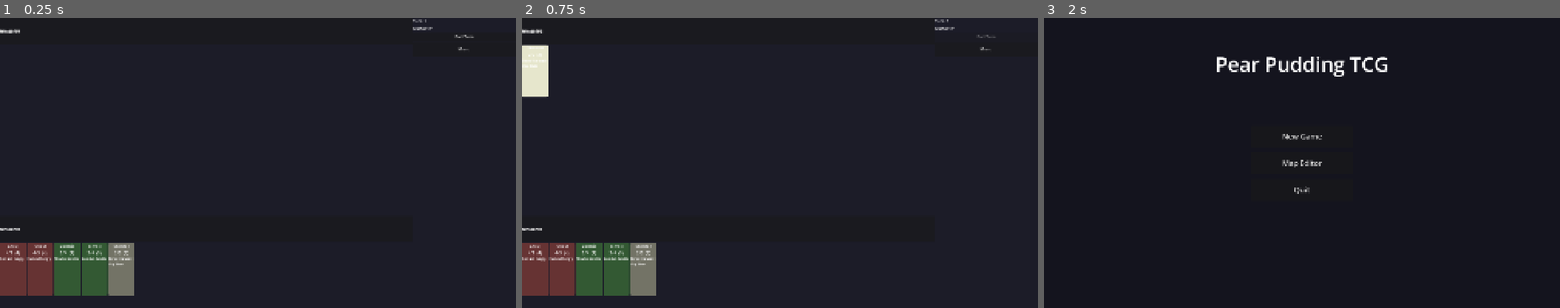
Above: before the commit, frames 1-3 (left to right).
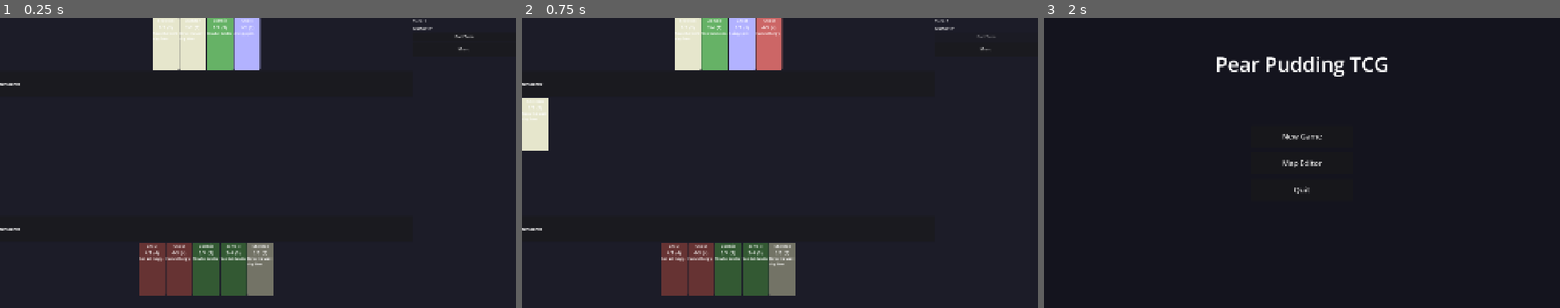
Above: after the commit, the same moments.

Repository: ChrisPauly97/pear-pudding-godot
Game: Godot game, scene res://scenes/battle/BattleScene.tscn
The game is run twice, just before and just after one commit, with the same random seed, the same clock (stepped at 60 frames per second) and the same inputs. This scene is started directly instead of the project's main scene.
Inputs:
- Up to frame 1 (0.25 s): no input
- Up to frame 2 (0.75 s): click "End Turn" at 0.5 s
- Up to frame 3 (2 s): click "Menu" at 1.25 s

The runs differ from the first frame. In frame 1, 13% of the frame differs, in the area x 0-53%, y 0-96%; in frame 2, 15%; in frame 3, nothing differs.

Commit message:
Fix card game layout: center hands, add enemy hand, correct zone order
Top-to-bottom order is now: enemy hand (centered) → enemy hero →
enemy board → divider → player board → player hero → player hand (centered).

Added EnemyHandView (HBoxContainer, alignment=center) as first child of
EnemyArea in the scene. Set alignment=1 on PlayerHandView too. Wired up
_enemy_hand_view onready, sizing, and refresh in BattleScene.gd.

https://claude.ai/code/session_01Hc82eUvAuGft4xCZvtShP6

Diff:
--- a/scenes/battle/BattleScene.gd
+++ b/scenes/battle/BattleScene.gd
@@ -19,6 +19,7 @@
 var _drag_visual: Control = null
 var _drag_start_pos: Vector2 = Vector2.ZERO
 
+@onready var _enemy_hand_view = $EnemyArea/EnemyHandView
 @onready var _enemy_board_view = $EnemyArea/EnemyBoardView
 @onready var _enemy_hero_view = $EnemyArea/EnemyHeroView
 @onready var _player_board_view = $PlayerArea/PlayerBoardView
@@ -66,6 +67,7 @@
 func _apply_ui_sizes() -> void:
 	var hero_h: float = _vh * 0.09
 	var board_h: float = _vh * 0.18
+	_enemy_hand_view.custom_minimum_size   = Vector2(0, board_h)
 	_enemy_hero_view.custom_minimum_size   = Vector2(0, hero_h)
 	_enemy_board_view.custom_minimum_size  = Vector2(0, board_h)
 	_player_board_view.custom_minimum_size = Vector2(0, board_h)
@@ -133,11 +135,12 @@
 # -------------------------------------------------------------------------
 
 func _refresh_all() -> void:
+	_refresh_zone(_enemy_hand_view, _state.players[1].hand, "enemy_hand")
+	_refresh_zone(_enemy_board_view, _state.players[1].board.get_cards(), "enemy_board")
+	_refresh_zone(_player_board_view, _state.players[0].board.get_cards(), "board")
 	_refresh_zone(_player_hand_view, _state.players[0].hand, "hand")
-	_refresh_zone(_player_board_view, _state.players[0].board.get_cards(), "board")
-	_refresh_zone(_enemy_board_view, _state.players[1].board.get_cards(), "enemy_board")
+	_refresh_hero(_enemy_hero_view, _state.players[1].hero)
 	_refresh_hero(_player_hero_view, _state.players[0].hero)
-	_refresh_hero(_enemy_hero_view, _state.players[1].hero)
 	_update_status()
 
 func _refresh_zone(zone_node: Node, cards: Array, zone_id: String) -> void:
--- a/scenes/battle/BattleScene.tscn
+++ b/scenes/battle/BattleScene.tscn
@@ -25,6 +25,10 @@
 anchor_bottom = 0.45
 offset_right = 0.0
 offset_bottom = 0.0
+
+[node name="EnemyHandView" type="HBoxContainer" parent="EnemyArea"]
+layout_mode = 2
+alignment = 1
 
 [node name="EnemyHeroView" type="PanelContainer" parent="EnemyArea"]
 layout_mode = 2
@@ -76,6 +80,7 @@
 
 [node name="PlayerHandView" type="HBoxContainer" parent="PlayerArea"]
 layout_mode = 2
+alignment = 1
 
 [node name="SidePanel" type="VBoxContainer" parent="."]
 layout_mode = 1
